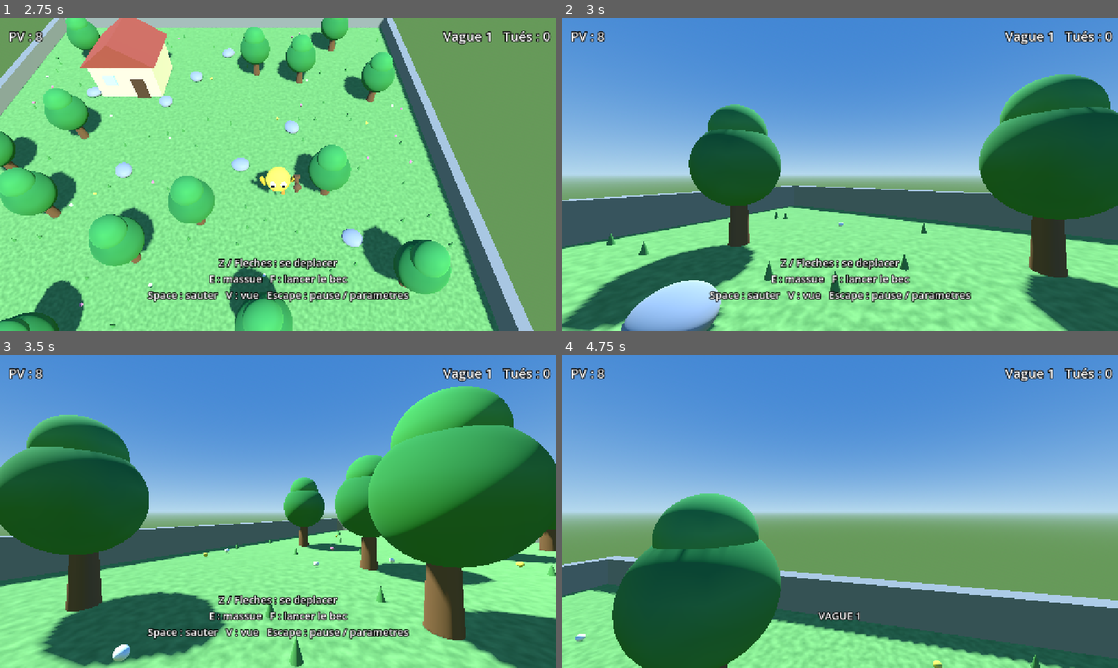
Above: before the commit, frames 1-4 (two rows, left to right).
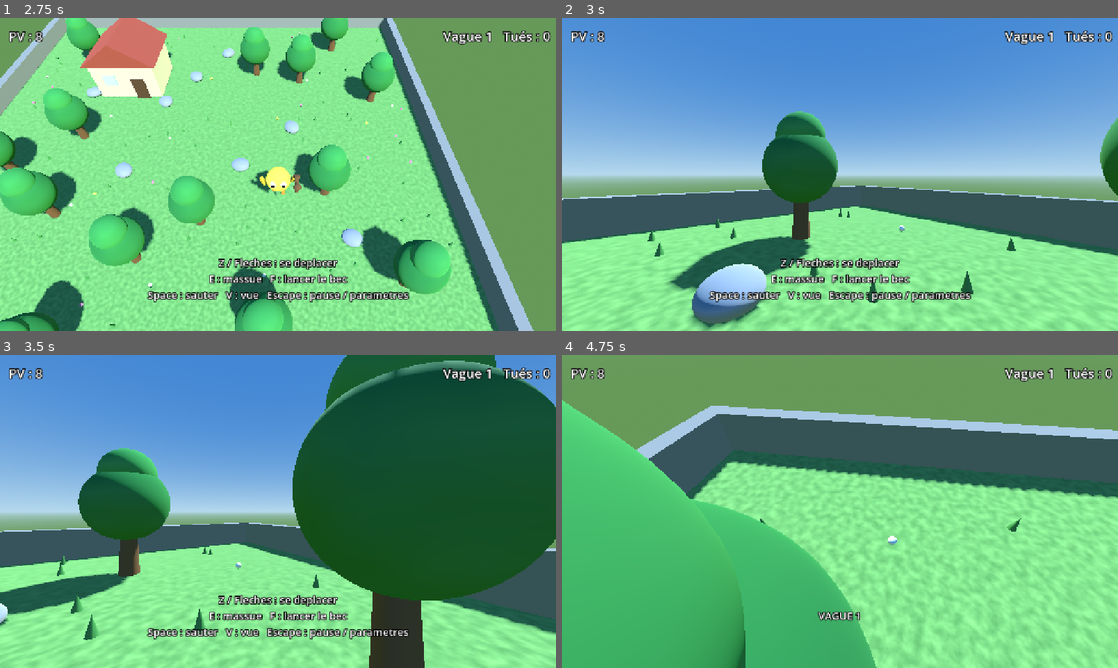
Above: after the commit, the same moments.

Repository: MatBonnin/flapypy
Game: Godot game, scene res://scenes/menu.tscn
Same seed, same stepped clock (60 frames per second), same inputs: the game is played once before the commit and once after it.
Inputs (mouse positions are in pixels of both pictures, inside the frame that each line leads up to):
- Up to frame 1 (2.75 s): click "Arène solo" at 0.5 s; tap Enter (ui_accept) at 1.25 s; move the mouse to (400, 158) at 1.27 s; hold D (arena_move_right) 1.28-2.03 s; tap E (arena_attack) at 1.35 s; click (400, 158) at 1.42 s; tap Space (arena_jump) at 1.52, 1.82, 2.27, 2.57 s; move the mouse to (166, 190) at 2.02 s; hold S (arena_move_down) from 2.03 s (still down); tap F (arena_throw_beak) at 2.1 s; click (166, 190) at 2.17 s
- Up to frame 2 (3 s): move the mouse to (895, 105) at 2.77 s; release S (arena_move_down) at 2.78 s; hold D (arena_move_right) from 2.78 s (still down); tap V (arena_toggle_view) at 2.85 s; click (895, 105) at 2.92 s
- Up to frame 3 (3.5 s): keep holding D (arena_move_right)
- Up to frame 4 (4.75 s): move the mouse to (812, 574) at 3.52 s; release D (arena_move_right) at 3.53 s; hold Z (arena_move_up) 3.53-4.28 s; tap 1 at 3.6 s; click (812, 574) at 3.67 s; tap Space (arena_jump) at 3.77, 4.07, 4.52 s; move the mouse to (1006, 558) at 4.27 s; hold Q (arena_move_left) from 4.28 s (still down); tap 2 at 4.35 s; click (1006, 558) at 4.42 s

Frame 1 is identical in both runs. In frame 2, 30% of the frame differs, in the area x 0-100%, y 18-100%; in frame 3, 50%; in frame 4, 98%, in the area x 0-100%, y 0-100%.

Commit message:
Add mouse sensitivity settings for first-person view across game modes

Diff:
--- a/scripts/arena.gd
+++ b/scripts/arena.gd
@@ -110,6 +110,8 @@
 var control_keys: Dictionary = {}
 var pending_rebind_action := ""
 var first_person_view := false
+var fp_sens := 1.0
+var sens_value_label: Label = null
 
 @onready var player: CharacterBody3D = $Player
 @onready var units: Node3D = $Units
@@ -129,6 +131,7 @@
 	_build_boss_bar()
 	_build_pause_menu()
 	prev_hp = player.hp
+	player.fp_sens_mult = fp_sens
 	player.sfx = sfx
 	player.hp_changed.connect(_on_player_hp_changed)
 	player.hit_landed.connect(func() -> void: add_shake(0.07))
@@ -283,6 +286,8 @@
 		row.add_child(button)
 		control_buttons[binding["action"]] = button
 
+	_add_sensitivity_row(settings_page)
+
 	var reset_button := _make_menu_button("Touches par defaut")
 	reset_button.pressed.connect(_reset_controls)
 	settings_page.add_child(reset_button)
@@ -290,6 +295,40 @@
 	var back_button := _make_menu_button("Retour")
 	back_button.pressed.connect(_show_pause_page)
 	settings_page.add_child(back_button)
+
+func _add_sensitivity_row(parent: Control) -> void:
+	var row := HBoxContainer.new()
+	row.add_theme_constant_override("separation", 12)
+	parent.add_child(row)
+
+	var label := Label.new()
+	label.text = "Sensibilite souris"
+	label.custom_minimum_size = Vector2(220, 32)
+	label.vertical_alignment = VERTICAL_ALIGNMENT_CENTER
+	row.add_child(label)
+
+	var slider := HSlider.new()
+	slider.min_value = 0.2
+	slider.max_value = 3.0
+	slider.step = 0.1
+	slider.value = fp_sens
+	slider.custom_minimum_size = Vector2(180, 32)
+	slider.value_changed.connect(_on_sens_changed)
+	row.add_child(slider)
+
+	sens_value_label = Label.new()
+	sens_value_label.text = "%.1f" % fp_sens
+	sens_value_label.custom_minimum_size = Vector2(40, 32)
+	sens_value_label.vertical_alignment = VERTICAL_ALIGNMENT_CENTER
+	row.add_child(sens_value_label)
+
+func _on_sens_changed(value: float) -> void:
+	fp_sens = value
+	if sens_value_label != null:
+		sens_value_label.text = "%.1f" % fp_sens
+	if player != null:
+		player.fp_sens_mult = fp_sens
+	_save_controls()
 
 func _make_menu_button(text: String) -> Button:
 	var button := Button.new()
@@ -323,6 +362,7 @@
 	pause_overlay.visible = value
 	if value:
 		_show_pause_page()
+	_update_mouse_capture()
 
 func _begin_rebind(action: String) -> void:
 	pending_rebind_action = action
@@ -381,12 +421,15 @@
 			keycode = int(cfg.get_value("controls", action, keycode))
 		control_keys[action] = keycode
 		_apply_action_key(action, keycode)
+	if loaded:
+		fp_sens = clampf(float(cfg.get_value("camera", "fp_sens", 1.0)), 0.2, 3.0)
 
 func _save_controls() -> void:
 	var cfg := ConfigFile.new()
 	for binding in CONTROL_BINDINGS:
 		var action: String = binding["action"]
 		cfg.set_value("controls", action, int(control_keys[action]))
+	cfg.set_value("camera", "fp_sens", fp_sens)
 	cfg.save(SETTINGS_PATH)
 
 func _apply_action_key(action: String, keycode: int) -> void:
@@ -440,7 +483,18 @@
 func _toggle_first_person() -> void:
 	first_person_view = not first_person_view
 	_update_local_player_visibility()
+	_update_mouse_capture()
 	_update_camera(1.0)
+
+func _update_mouse_capture() -> void:
+	var ui_open := pause_overlay != null and pause_overlay.visible
+	if first_person_view and not ui_open and not game_over:
+		Input.mouse_mode = Input.MOUSE_MODE_CAPTURED
+	else:
+		Input.mouse_mode = Input.MOUSE_MODE_VISIBLE
+
+func _exit_tree() -> void:
+	Input.mouse_mode = Input.MOUSE_MODE_VISIBLE
 
 func _update_local_player_visibility() -> void:
 	if player == null:
@@ -454,7 +508,7 @@
 	if first_person_view:
 		var forward := Vector3(sin(player.rotation.y), 0.0, cos(player.rotation.y))
 		camera.global_position = player.global_position + Vector3(0, FIRST_PERSON_HEIGHT, 0) + forward * FIRST_PERSON_FORWARD
-		camera.rotation = Vector3(0.0, player.rotation.y + PI, 0.0)
+		camera.rotation = Vector3(player.fp_pitch, player.rotation.y + PI, 0.0)
 		camera.fov = 75.0
 	else:
 		var target := player.position + CAMERA_OFFSET
@@ -593,6 +647,7 @@
 	game_over = true
 	spawn_timer.stop()
 	boss_bar.visible = false
+	_update_mouse_capture()
 	if kills > best:
 		best = kills
 		_save_best()
--- a/scripts/player.gd
+++ b/scripts/player.gd
@@ -28,7 +28,8 @@
 const ACTION_JUMP := "arena_jump"
 const REGEN_DELAY := 4.0   # secondes sans dégât avant que la vie remonte
 const REGEN_INTERVAL := 1.5 # secondes entre chaque PV régénéré
-const FP_TURN_SPEED := 2.8 # vitesse de rotation du regard en vue première personne (rad/s)
+const FP_MOUSE_SENS := 0.003 # sensibilité souris en vue première personne (rad/pixel)
+const FP_PITCH_LIMIT := 1.25 # inclinaison verticale max du regard (rad)
 
 var hp := MAX_HP
 var max_hp := MAX_HP
@@ -60,6 +61,8 @@
 var pvp_target_position := Vector3.ZERO
 var pvp_target_rotation := 0.0
 var first_person := false
+var fp_pitch := 0.0
+var fp_sens_mult := 1.0
 
 var _meshes: Array[MeshInstance3D] = []
 var _gold_mat: Material = null
@@ -119,12 +122,12 @@
 	)
 	var dir := Vector3.ZERO
 	if first_person:
-		# En première personne les touches sont relatives au regard :
-		# gauche/droite tournent la vue, avancer/reculer suivent la caméra.
-		if input.x != 0.0:
-			rotation.y -= input.x * FP_TURN_SPEED * delta
-		if input.y != 0.0:
-			dir = Vector3(sin(rotation.y), 0.0, cos(rotation.y)) * -input.y
+		# En première personne la souris oriente le regard ; les touches
+		# déplacent relativement à la vue (avant/arrière + pas latéraux).
+		if input != Vector2.ZERO:
+			var forward := Vector3(sin(rotation.y), 0.0, cos(rotation.y))
+			var right := Vector3(-cos(rotation.y), 0.0, sin(rotation.y))
+			dir = (forward * -input.y + right * input.x).normalized()
 	elif input != Vector2.ZERO:
 		dir = Vector3(input.x, 0.0, input.y).normalized()
 	var speed := SPEED * speed_mult
@@ -160,6 +163,12 @@
 
 func _unhandled_input(event: InputEvent) -> void:
 	if pvp_enabled and not _is_local_pvp_player():
+		return
+	if first_person and event is InputEventMouseMotion \
+			and Input.mouse_mode == Input.MOUSE_MODE_CAPTURED:
+		var sens := FP_MOUSE_SENS * fp_sens_mult
+		rotation.y -= event.relative.x * sens
+		fp_pitch = clampf(fp_pitch - event.relative.y * sens, -FP_PITCH_LIMIT, FP_PITCH_LIMIT)
 		return
 	if dead:
 		return
--- a/scripts/prop_hunt.gd
+++ b/scripts/prop_hunt.gd
@@ -113,6 +113,8 @@
 var control_keys: Dictionary = {}
 var pending_rebind_action := ""
 var controls_return_to_menu := false
+var fp_sens := 1.0
+var sens_value_label: Label = null
 
 @onready var units: Node3D = $Units
 @onready var floor_root: Node3D = $Floor
@@ -199,12 +201,15 @@
 			keycode = int(cfg.get_value("controls", action, keycode))
 		control_keys[action] = keycode
 		_apply_action_key(action, keycode)
+	if loaded:
+		fp_sens = clampf(float(cfg.get_value("camera", "fp_sens", 1.0)), 0.2, 3.0)
 
 func _save_controls() -> void:
 	var cfg := ConfigFile.new()
 	for binding in CONTROL_BINDINGS:
 		var action: String = binding["action"]
 		cfg.set_value("controls", action, int(control_keys[action]))
+	cfg.set_value("camera", "fp_sens", fp_sens)
 	cfg.save(SETTINGS_PATH)
 
 func _apply_action_key(action: String, keycode: int) -> void:
@@ -453,6 +458,8 @@
 		row.add_child(button)
 		control_buttons[action] = button
 
+	_add_sensitivity_row(root)
+
 	var reset_button := Button.new()
 	reset_button.text = "Touches par defaut"
 	reset_button.custom_minimum_size = Vector2(260, 38)
@@ -479,6 +486,7 @@
 	controls_panel.visible = true
 	controls_status.text = "Clique une action, puis appuie sur une touche."
 	_update_control_buttons()
+	_update_mouse_capture()
 
 func _hide_controls_panel() -> void:
 	pending_rebind_action = ""
@@ -487,6 +495,46 @@
 		menu_panel.visible = true
 	controls_return_to_menu = false
 	_update_control_buttons()
+	_update_mouse_capture()
+
+func _add_sensitivity_row(parent: Control) -> void:
+	var row := HBoxContainer.new()
+	row.add_theme_constant_override("separation", 12)
+	parent.add_child(row)
+
+	var label := Label.new()
+	label.text = "Sensibilite souris"
+	label.custom_minimum_size = Vector2(220, 32)
+	label.vertical_alignment = VERTICAL_ALIGNMENT_CENTER
+	row.add_child(label)
+
+	var slider := HSlider.new()
+	slider.min_value = 0.2
+	slider.max_value = 3.0
+	slider.step = 0.1
+	slider.value = fp_sens
+	slider.custom_minimum_size = Vector2(180, 32)
+	slider.value_changed.connect(_on_sens_changed)
+	row.add_child(slider)
+
+	sens_value_label = Label.new()
+	sens_value_label.text = "%.1f" % fp_sens
+	sens_value_label.custom_minimum_size = Vector2(40, 32)
+	sens_value_label.vertical_alignment = VERTICAL_ALIGNMENT_CENTER
+	row.add_child(sens_value_label)
+
+func _on_sens_changed(value: float) -> void:
+	fp_sens = value
+	if sens_value_label != null:
+		sens_value_label.text = "%.1f" % fp_sens
+	_apply_fp_sens()
+	_save_controls()
+
+func _apply_fp_sens() -> void:
+	var local_id := multiplayer.get_unique_id() if multiplayer.multiplayer_peer != null else 0
+	var player: CharacterBody3D = players.get(local_id)
+	if player != null:
+		player.fp_sens_mult = fp_sens
 
 func _begin_rebind(action: String) -> void:
 	pending_rebind_action = action
@@ -631,6 +679,7 @@
 	phase = Phase.OVER
 	seeker_overlay.visible = false
 	_set_local_frozen(false)
+	Input.mouse_mode = Input.MOUSE_MODE_VISIBLE
 
 func _on_peer_connected(_id: int) -> void:
 	pass
@@ -1178,7 +1227,7 @@
 	if first_person_view:
 		var forward := Vector3(sin(player.rotation.y), 0.0, cos(player.rotation.y))
 		camera.global_position = player.global_position + Vector3(0, FIRST_PERSON_HEIGHT, 0) + forward * FIRST_PERSON_FORWARD
-		camera.rotation = Vector3(0.0, player.rotation.y + PI, 0.0)
+		camera.rotation = Vector3(player.fp_pitch, player.rotation.y + PI, 0.0)
 		camera.fov = 75.0
 	else:
 		var target := player.position + CAMERA_OFFSET
@@ -1189,7 +1238,19 @@
 func _toggle_first_person() -> void:
 	first_person_view = not first_person_view
 	_update_local_player_visibility()
+	_update_mouse_capture()
 	_update_camera(1.0)
+
+func _update_mouse_capture() -> void:
+	var ui_open := (controls_panel != null and controls_panel.visible) \
+			or (menu_panel != null and menu_panel.visible)
+	if first_person_view and not ui_open:
+		Input.mouse_mode = Input.MOUSE_MODE_CAPTURED
+	else:
+		Input.mouse_mode = Input.MOUSE_MODE_VISIBLE
+
+func _exit_tree() -> void:
+	Input.mouse_mode = Input.MOUSE_MODE_VISIBLE
 
 func _update_local_player_visibility() -> void:
 	var local_id := multiplayer.get_unique_id() if multiplayer.multiplayer_peer != null else 0
@@ -1199,6 +1260,8 @@
 	var morphed := int(morphs.get(local_id, -1)) >= 0
 	var morph_visual: Node3D = player.get_node_or_null("MorphVisual")
 	player.first_person = first_person_view
+	player.fp_sens_mult = fp_sens
+	_update_mouse_capture()
 	if first_person_view:
 		player.model.visible = false
 		if morph_visual != null:
--- a/scripts/pvp_arena.gd
+++ b/scripts/pvp_arena.gd
@@ -133,6 +133,8 @@
 var control_keys: Dictionary = {}
 var pending_rebind_action := ""
 var controls_return_to_menu := false
+var fp_sens := 1.0
+var sens_value_label: Label = null
 
 @onready var units: Node3D = $Units
 @onready var floor_root: Node3D = $Floor
@@ -215,12 +217,15 @@
 			keycode = int(cfg.get_value("controls", action, keycode))
 		control_keys[action] = keycode
 		_apply_action_key(action, keycode)
+	if loaded:
+		fp_sens = clampf(float(cfg.get_value("camera", "fp_sens", 1.0)), 0.2, 3.0)
 
 func _save_controls() -> void:
 	var cfg := ConfigFile.new()
 	for binding in CONTROL_BINDINGS:
 		var action: String = binding["action"]
 		cfg.set_value("controls", action, int(control_keys[action]))
+	cfg.set_value("camera", "fp_sens", fp_sens)
 	cfg.save(SETTINGS_PATH)
 
 func _apply_action_key(action: String, keycode: int) -> void:
@@ -404,6 +409,8 @@
 		row.add_child(button)
 		control_buttons[action] = button
 
+	_add_sensitivity_row(root)
+
 	var reset_button := Button.new()
 	reset_button.text = "Touches par defaut"
 	reset_button.custom_minimum_size = Vector2(260, 38)
@@ -430,6 +437,7 @@
 	controls_panel.visible = true
 	controls_status.text = "Clique une action, puis appuie sur une touche."
 	_update_control_buttons()
+	_update_mouse_capture()
 
 func _hide_controls_panel() -> void:
 	pending_rebind_action = ""
@@ -438,6 +446,46 @@
 		menu_panel.visible = true
 	controls_return_to_menu = false
 	_update_control_buttons()
+	_update_mouse_capture()
+
+func _add_sensitivity_row(parent: Control) -> void:
+	var row := HBoxContainer.new()
+	row.add_theme_constant_override("separation", 12)
+	parent.add_child(row)
+
+	var label := Label.new()
+	label.text = "Sensibilite souris"
+	label.custom_minimum_size = Vector2(220, 32)
+	label.vertical_alignment = VERTICAL_ALIGNMENT_CENTER
+	row.add_child(label)
+
+	var slider := HSlider.new()
+	slider.min_value = 0.2
+	slider.max_value = 3.0
+	slider.step = 0.1
+	slider.value = fp_sens
+	slider.custom_minimum_size = Vector2(180, 32)
+	slider.value_changed.connect(_on_sens_changed)
+	row.add_child(slider)
+
+	sens_value_label = Label.new()
+	sens_value_label.text = "%.1f" % fp_sens
+	sens_value_label.custom_minimum_size = Vector2(40, 32)
+	sens_value_label.vertical_alignment = VERTICAL_ALIGNMENT_CENTER
+	row.add_child(sens_value_label)
+
+func _on_sens_changed(value: float) -> void:
+	fp_sens = value
+	if sens_value_label != null:
+		sens_value_label.text = "%.1f" % fp_sens
+	_apply_fp_sens()
+	_save_controls()
+
+func _apply_fp_sens() -> void:
+	var local_id := multiplayer.get_unique_id() if multiplayer.multiplayer_peer != null else 0
+	var player: CharacterBody3D = players.get(local_id)
+	if player != null:
+		player.fp_sens_mult = fp_sens
 
 func _begin_rebind(action: String) -> void:
 	pending_rebind_action = action
@@ -646,6 +694,7 @@
 	message_label.text = "Hote deconnecte."
 	match_running = false
 	match_over = true
+	Input.mouse_mode = Input.MOUSE_MODE_VISIBLE
 	if multiplayer.multiplayer_peer != null:
 		multiplayer.multiplayer_peer.close()
 		multiplayer.multiplayer_peer = null
@@ -1206,7 +1255,7 @@
 	if first_person_view:
 		var forward := Vector3(sin(player.rotation.y), 0.0, cos(player.rotation.y))
 		camera.global_position = player.global_position + Vector3(0, FIRST_PERSON_HEIGHT, 0) + forward * FIRST_PERSON_FORWARD
-		camera.rotation = Vector3(0.0, player.rotation.y + PI, 0.0)
+		camera.rotation = Vector3(player.fp_pitch, player.rotation.y + PI, 0.0)
 		camera.fov = 75.0
 	else:
 		var target := player.position + CAMERA_OFFSET
@@ -1217,6 +1266,7 @@
 func _toggle_first_person() -> void:
 	first_person_view = not first_person_view
 	_update_local_player_visibility()
+	_update_mouse_capture()
 	_update_camera(1.0)
 
 func _update_local_player_visibility() -> void:
@@ -1225,6 +1275,19 @@
 	if player != null:
 		player.model.visible = not first_person_view
 		player.first_person = first_person_view
+		player.fp_sens_mult = fp_sens
+		_update_mouse_capture()
+
+func _update_mouse_capture() -> void:
+	var ui_open := (controls_panel != null and controls_panel.visible) \
+			or (menu_panel != null and menu_panel.visible)
+	if first_person_view and not ui_open:
+		Input.mouse_mode = Input.MOUSE_MODE_CAPTURED
+	else:
+		Input.mouse_mode = Input.MOUSE_MODE_VISIBLE
+
+func _exit_tree() -> void:
+	Input.mouse_mode = Input.MOUSE_MODE_VISIBLE
 
 func _update_hud() -> void:
 	timer_label.text = "Temps : %03d" % int(ceil(match_time_left))
